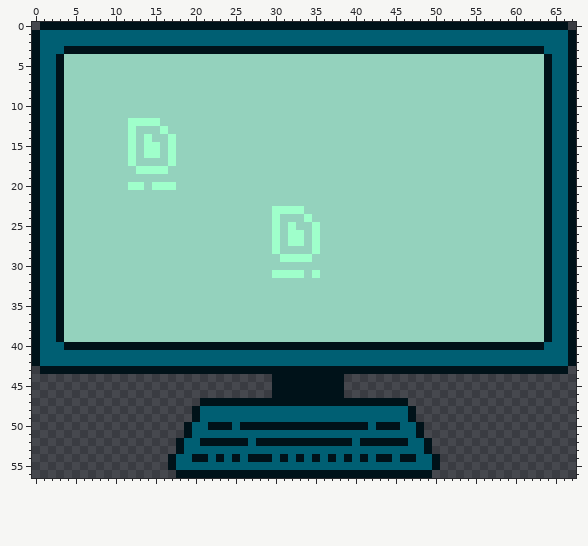
Pixel-art file, stored at Aseprite/computer_icon.aseprite. This is how it looked before the edit.
68x57 pixels, 1 frame.
After:
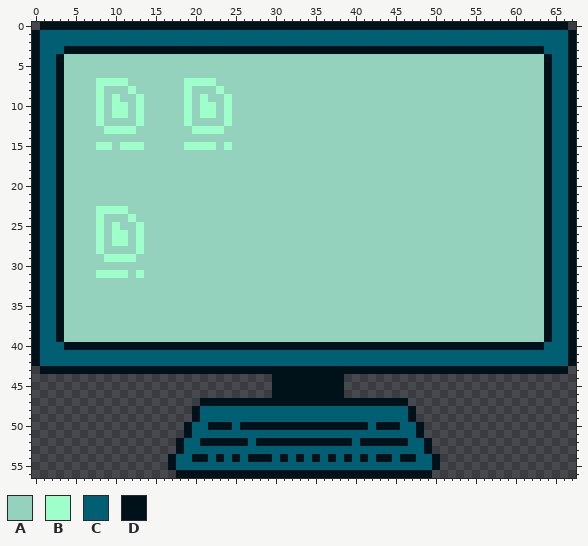
Palette (. is transparent): A #94d2bd  B #9fffcb  C #005f73  D #001219
What changed:
layer "Screen" added
layer "Icon" added
layer "Layer 1" removed
--- layers "Icon", "Screen"
@@ x 6..37 @@
  6 AAAAAAAAAAAAAAAAAAAAAAAAAAAAAAAA
- 7 AAAAAAAAAAAAAAAAAAAAAAAAAAAAAAAA
- 8 AAAAAAAAAAAAAAAAAAAAAAAAAAAAAAAA
- 9 AAAAAAAAAAAAAAAAAAAAAAAAAAAAAAAA
-10 AAAAAAAAAAAAAAAAAAAAAAAAAAAAAAAA
-11 AAAAAAAAAAAAAAAAAAAAAAAAAAAAAAAA
-12 AAAAAABBBBAAAAAAAAAAAAAAAAAAAAAA
-13 AAAAAABAAABAAAAAAAAAAAAAAAAAAAAA
-14 AAAAAABABAABAAAAAAAAAAAAAAAAAAAA
-15 AAAAAABABBABAAAAAAAAAAAAAAAAAAAA
-16 AAAAAABABBABAAAAAAAAAAAAAAAAAAAA
-17 AAAAAABAAAABAAAAAAAAAAAAAAAAAAAA
-18 AAAAAAABBBBAAAAAAAAAAAAAAAAAAAAA
+ 7 AABBBBAAAAAAABBBBAAAAAAAAAAAAAAA
+ 8 AABAAABAAAAAABAAABAAAAAAAAAAAAAA
+ 9 AABABAABAAAAABABAABAAAAAAAAAAAAA
+10 AABABBABAAAAABABBABAAAAAAAAAAAAA
+11 AABABBABAAAAABABBABAAAAAAAAAAAAA
+12 AABAAAABAAAAABAAAABAAAAAAAAAAAAA
+13 AAABBBBAAAAAAABBBBAAAAAAAAAAAAAA
+14 AAAAAAAAAAAAAAAAAAAAAAAAAAAAAAAA
+15 AABBABBBAAAAABBBBABAAAAAAAAAAAAA
+16 AAAAAAAAAAAAAAAAAAAAAAAAAAAAAAAA
+17 AAAAAAAAAAAAAAAAAAAAAAAAAAAAAAAA
+18 AAAAAAAAAAAAAAAAAAAAAAAAAAAAAAAA
 19 AAAAAAAAAAAAAAAAAAAAAAAAAAAAAAAA
-20 AAAAAABBABBBAAAAAAAAAAAAAAAAAAAA
+20 AAAAAAAAAAAAAAAAAAAAAAAAAAAAAAAA
 21 AAAAAAAAAAAAAAAAAAAAAAAAAAAAAAAA
 22 AAAAAAAAAAAAAAAAAAAAAAAAAAAAAAAA
-23 AAAAAAAAAAAAAAAAAAAAAAAABBBBAAAA
-24 AAAAAAAAAAAAAAAAAAAAAAAABAAABAAA
-25 AAAAAAAAAAAAAAAAAAAAAAAABABAABAA
-26 AAAAAAAAAAAAAAAAAAAAAAAABABBABAA
-27 AAAAAAAAAAAAAAAAAAAAAAAABABBABAA
-28 AAAAAAAAAAAAAAAAAAAAAAAABAAAABAA
-29 AAAAAAAAAAAAAAAAAAAAAAAAABBBBAAA
+23 AABBBBAAAAAAAAAAAAAAAAAAAAAAAAAA
+24 AABAAABAAAAAAAAAAAAAAAAAAAAAAAAA
+25 AABABAABAAAAAAAAAAAAAAAAAAAAAAAA
+26 AABABBABAAAAAAAAAAAAAAAAAAAAAAAA
+27 AABABBABAAAAAAAAAAAAAAAAAAAAAAAA
+28 AABAAAABAAAAAAAAAAAAAAAAAAAAAAAA
+29 AAABBBBAAAAAAAAAAAAAAAAAAAAAAAAA
 30 AAAAAAAAAAAAAAAAAAAAAAAAAAAAAAAA
-31 AAAAAAAAAAAAAAAAAAAAAAAABBBBABAA
+31 AABBBBABAAAAAAAAAAAAAAAAAAAAAAAA
 32 AAAAAAAAAAAAAAAAAAAAAAAAAAAAAAAA
